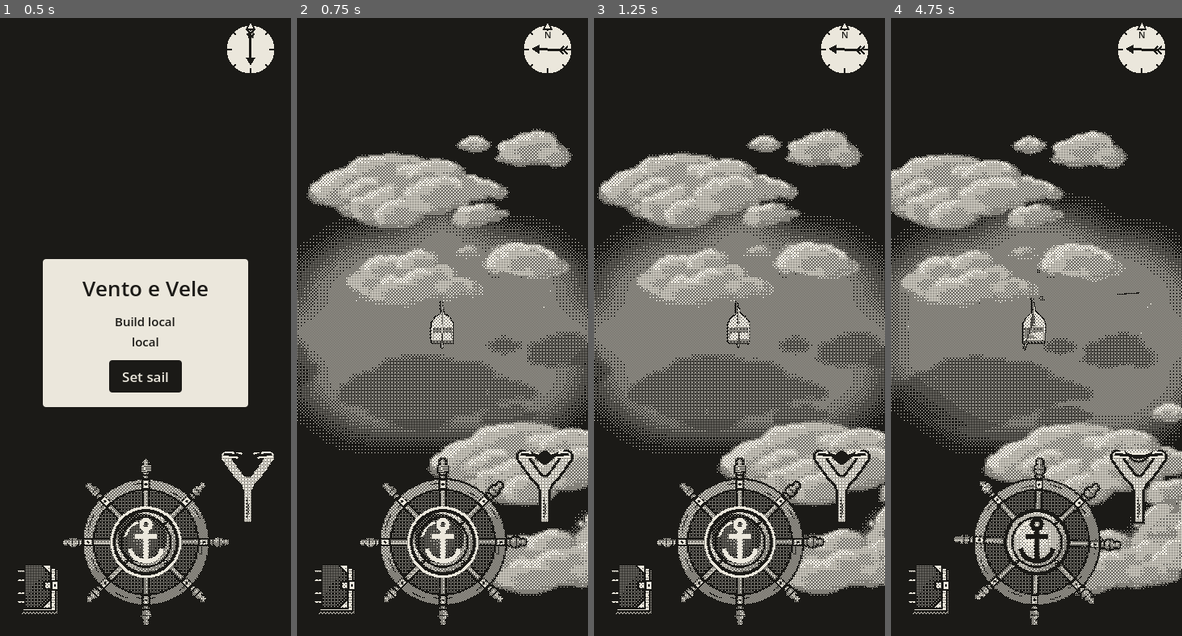
Above: before the commit, frames 1-4 (left to right).
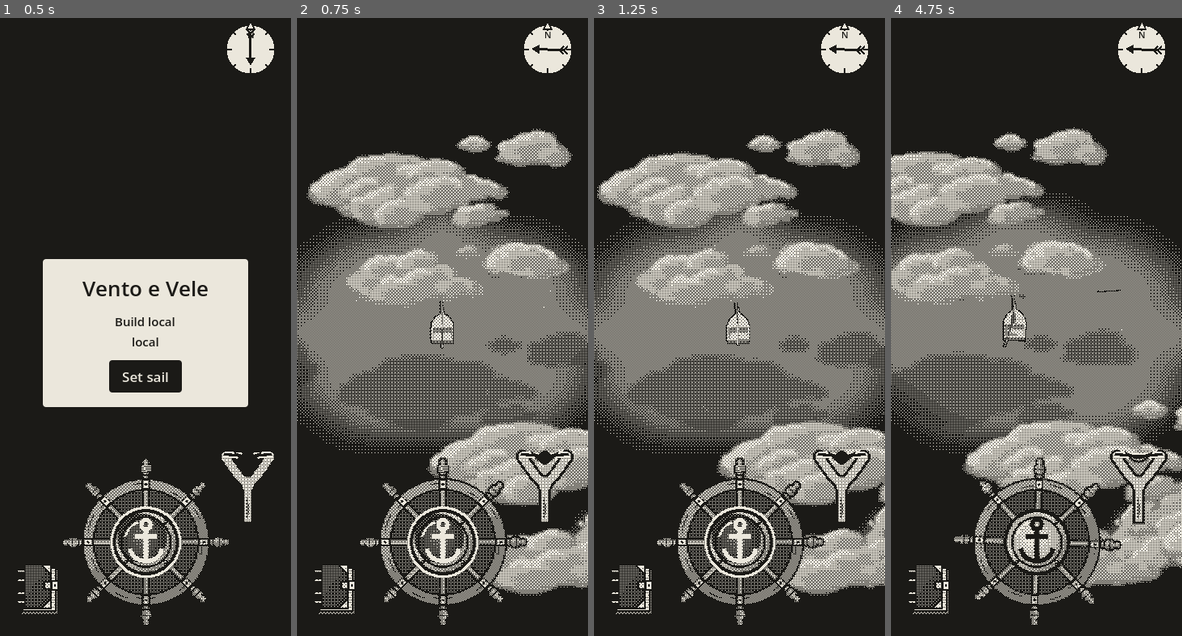
Above: after the commit, the same moments.

Repository: EnricoLabarile/Sail
Game: Godot game, scene res://Assets/Scenes/Overworld.tscn
The game is run twice, just before and just after one commit, with the same random seed, the same clock (stepped at 60 frames per second) and the same inputs.
Inputs (mouse positions are in pixels of both pictures, inside the frame that each line leads up to):
- Up to frame 1 (0.5 s): no input
- Up to frame 2 (0.75 s): click "Set sail" at 0.5 s
- Up to frame 3 (1.25 s): no input
- Up to frame 4 (4.75 s): tap Enter (ui_accept) at 1.25, 1.52, 4.52 s; move the mouse to (1100, 302) at 1.27 s; hold Right (ui_right) 1.28-2 s; click (1100, 302) at 1.42 s; drag from (978, 364) to (1021, 462) at 2.02 s; move the mouse to (1065, 191) at 2.77 s; hold Right (ui_right) 2.78-3.5 s; drag from (1021, 462) to (949, 234) at 3.52 s; move the mouse to (1123, 432) at 4.27 s; hold Left (ui_left) from 4.28 s (still down)

Frame 1 is identical in both runs. In frame 2, less than 0.1% of the frame differs, in the area x 1-100%, y 19-87%; in frame 3, 0.3%; in frame 4, 6.3%, in the area x 0-100%, y 17-94%.

Commit message:
Camera back to lagging behind the boat with the dead zone (reverts the look-ahead camera)
Co-Authored-By: Claude Opus 5.5 <noreply@anthropic.com>
Claude-Session: https://claude.ai/code/session_0154zeqDuhZHz7ZXLE21BuMs

Diff:
--- a/Assets/Boat/boat.gd
+++ b/Assets/Boat/boat.gd
@@ -16,9 +16,8 @@
 # near the bottom of the screen don't end up behind the camera's near plane and get cut off.
 @export var camera_distance := 100.0
 # The camera follows her loosely, with a dead zone in the middle (the screen is 40 m wide).
-@export var camera_lead := 8.0          # metres ahead of her bow the camera looks at her top speed
-@export var camera_lead_min_speed := 1.0  # m/s she must reach before the camera starts looking ahead
-@export var camera_follow_speed := 3.0  # how quickly the camera slides to its place (higher = quicker)
+@export var camera_dead_zone := 6     # metres she can move before the camera follows (0 = always follow)
+@export var camera_follow_speed := 3.0  # how quickly the camera catches up once she's out (higher = quicker)
 @export var sail_fill_rate := 2   # how quickly the sail fills or empties (higher = quicker)
 @export var boom_max_deg := 90    # the furthest the sail swings out from the boat's middle line, either side
 
@@ -96,7 +95,7 @@
 var pitch := 0.0            # the bow's angle now (radians, + = up), and how quickly it's changing
 var pitch_velocity := 0.0
 var anchor_point := Vector3.ZERO   # where the anchor lies on the bottom (set when it's dropped)
-var camera_focus := Vector3.ZERO   # the point on the water the camera looks at (ahead of her, more the faster she goes)
+var camera_focus := Vector3.ZERO   # the point on the water the camera looks at (it trails behind her)
 var model_height := 0.0      # Model's height as placed in the editor (read at start): she bobs round it
 var furl := 1.0             # 0 = sail spread, 1 = gathered up on the boom (she starts at anchor: gathered up)
 
@@ -447,23 +446,18 @@
 
 func _process(dt: float) -> void:
 	# the camera: from the south, tilted, always the same way up (like a spring arm that doesn't rotate),
-	# looking at camera_focus, which runs ahead of her (follow_camera)
+	# looking at camera_focus, which trails after her (follow_camera)
 	var t := deg_to_rad(camera_tilt_deg)
 	follow_camera(dt)
 	camera.global_position = camera_focus + Vector3(0.0, cos(t), sin(t)) * camera_distance
 	camera.global_rotation = Vector3(-(PI / 2.0 - t), 0.0, 0.0)
 
 
-## The camera looks ahead of her (Enrico): the faster she goes, the further ahead of her bow it looks, so you
-## see what's coming. Below camera_lead_min_speed it looks right at her; from there up to her top speed the look
-## ahead grows to camera_lead metres. The camera slides there smoothly (a lerp), so it never jumps.
+## The camera's point trails after her: inside the dead zone it stays still, outside it glides toward her
+## until she's back on the zone's edge.
 func follow_camera(dt: float) -> void:
-	# 1. How far ahead: 0 below the threshold, growing to camera_lead at top speed.
-	var share := clampf((speed - camera_lead_min_speed) / (top_speed - camera_lead_min_speed), 0.0, 1.0)
-	# 2. Which way: the way she points, flat on the water.
-	var forward := -global_transform.basis.z
-	forward.y = 0.0
-	var goal := global_position + forward.normalized() * camera_lead * share
-	goal.y = global_position.y
-	# 3. The camera slides there: a share of the way each frame (quick when far, gentle when close).
-	camera_focus = camera_focus.lerp(goal, minf(1.0, camera_follow_speed * dt))
+	var off := global_position - camera_focus   # from the camera's point to her
+	off.y = 0.0
+	if off.length() > camera_dead_zone:
+		var goal := global_position - off.normalized() * camera_dead_zone   # puts her right on the edge
+		camera_focus = camera_focus.lerp(goal, minf(1.0, camera_follow_speed * dt))
Not shown, changed: CLAUDE.md
